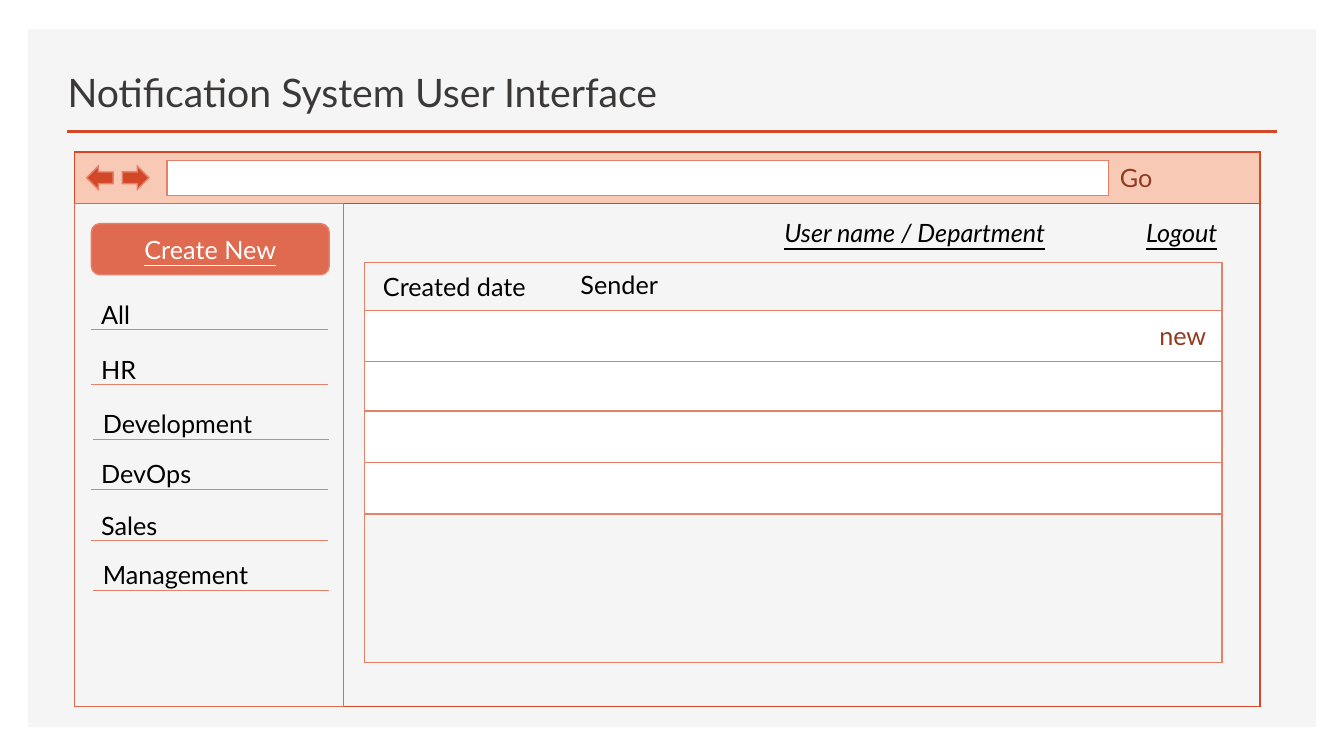
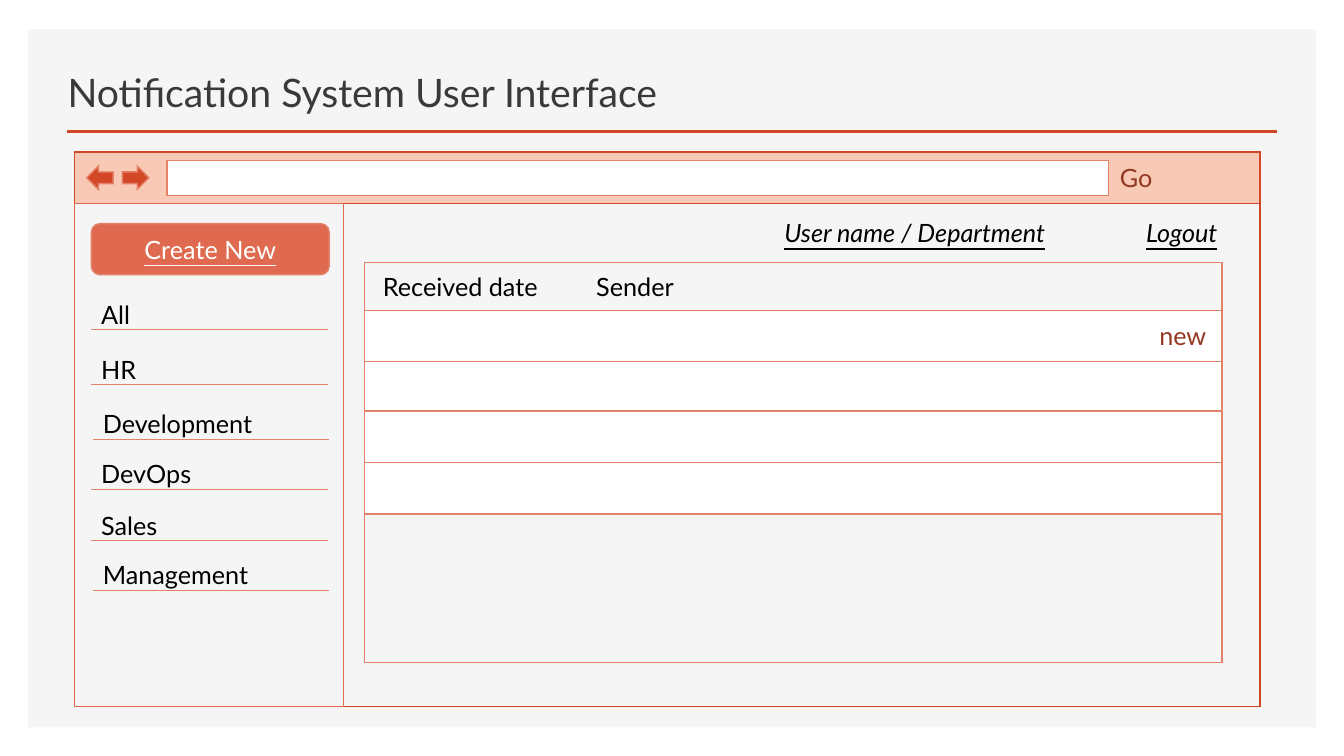
Before and after one commit to IamhereTeam/NotificationSystem, a slide deck: slide 3 of SS-NotificationSystem Architecture Review.pptx. Drawn at 1344x756 pixels with LibreOffice and Linux fonts; fonts in the diff are those of the drawing. Boxes give left, top, right and bottom in pixels: in the first picture for what was removed or moved away, otherwise in the second. Text is boxed around its words. In the diff, an @@ line names an element or a change of style, - is before the commit and + after.

```diff
--- a/SS-NotificationSystem Architecture Review.pptx
+++ b/SS-NotificationSystem Architecture Review.pptx
@@ text "Sender": place and size @@
-text "Sender" at (580, 275, 658, 295)
+text "Sender" at (596, 277, 674, 297)
@@ text at (383, 277, 538, 297): text changed @@
-Created date
+Received date
```
Also in this commit, not shown: 1 slide added, 1 slide removed, 19 other files.
